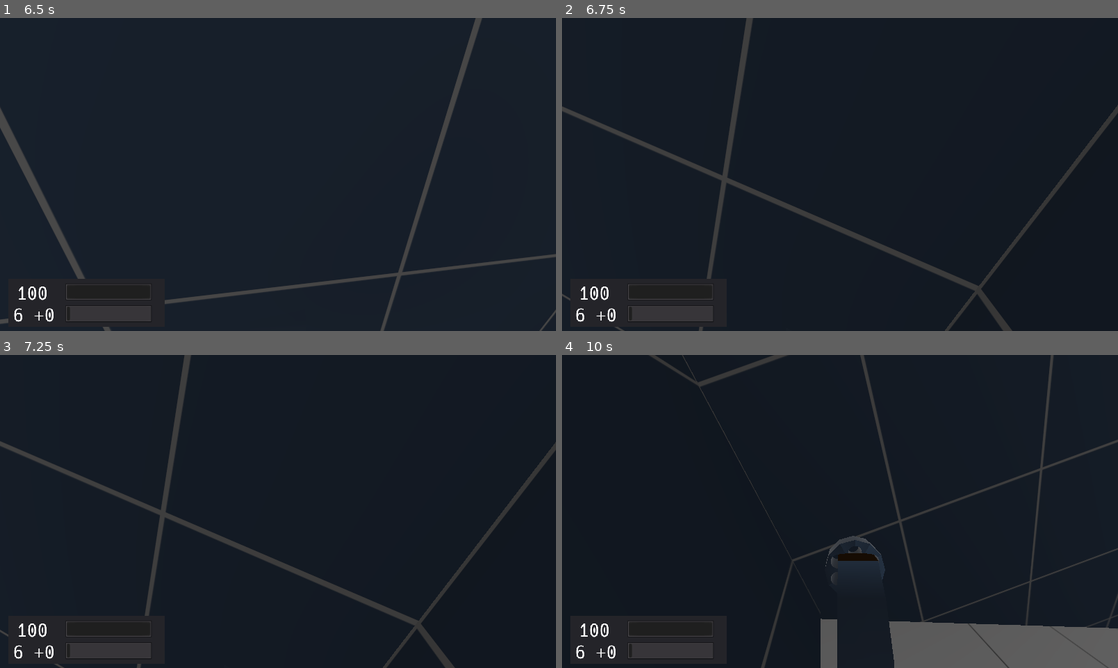
Above: before the commit, frames 1-4 (two rows, left to right).
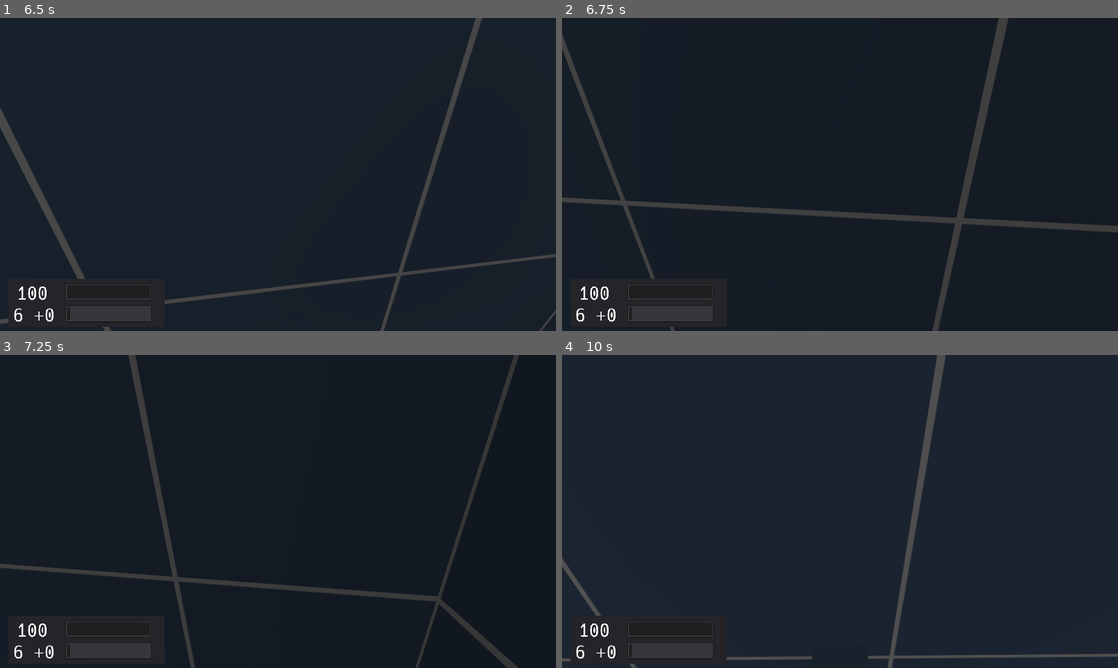
Above: after the commit, the same moments.

Repository: duckinator/keress
Game: Godot game, scene res://menus/MainMenu.tscn
The game is run twice, just before and just after one commit, with the same random seed, the same clock (stepped at 60 frames per second) and the same inputs.
Inputs (mouse positions are in pixels of both pictures, inside the frame that each line leads up to):
- Up to frame 1 (6.5 s): click "New Game" at 0.5 s; tap Enter (ui_accept) at 1.25 s; move the mouse to (305, 174) at 1.27 s; press the mouse at (305, 174) at 1.28 s; hold W (movement_forward) from 1.28 s (still down); tap Space (movement_jump) at 1.52, 2.27, 3.77, 4.52, 5.27 s; move the mouse to (250, 174) at 2.02 s; release the mouse at (250, 174) at 2.03 s; right-click (250, 174) at 2.1 s; move the mouse to (289, 168) at 2.77 s; tap Shift (movement_crouch) at 2.85 s; move the mouse to (272, 180) at 3.52 s; tap Tab (quick_switch_item) at 3.6 s; move the mouse to (316, 177) at 4.27 s; hold 1 4.28-5.03 s; move the mouse to (233, 171) at 5.02 s; tap 2 at 5.1 s; move the mouse to (283, 174) at 5.77 s; hold 3 from 5.78 s (still down)
- Up to frame 2 (6.75 s): move the mouse to (817, 168) at 6.52 s; release W (movement_forward) at 6.53 s; release 3 at 6.53 s; hold D (movement_right) from 6.53 s (still down); tap 4 at 6.6 s
- Up to frame 3 (7.25 s): keep holding D (movement_right); tap Space (movement_jump) at 6.77 s
- Up to frame 4 (10 s): move the mouse to (867, 511) at 7.27 s; release D (movement_right) at 7.28 s; press the mouse at (867, 511) at 7.28 s; hold W (movement_forward) 7.28-9.53 s; tap Space (movement_jump) at 7.52, 8.27, 9.77 s; move the mouse to (812, 511) at 8.02 s; release the mouse at (812, 511) at 8.03 s; right-click (812, 511) at 8.1 s; move the mouse to (851, 505) at 8.77 s; tap Shift (movement_crouch) at 8.85 s; move the mouse to (834, 517) at 9.52 s; hold A (movement_left) from 9.53 s (still down); tap Tab (quick_switch_item) at 9.6 s

Frame 1 is identical in both runs. In frame 2, 6.4% of the frame differs, in the area x 0-100%, y 0-100%; in frame 3, 5.8%; in frame 4, 9.0%.

Commit message:
FUCK YEAH WALLRUNNING

Diff:
--- a/src/player/Player.gd
+++ b/src/player/Player.gd
@@ -223,11 +223,11 @@
 
 	if is_on_wall() and not is_on_floor():
 		var speedup = false
-		if Input.is_action_pressed("movement_left"):
+		if riding_wall($LeftShortRaycast):
+			camera.rotation_degrees.z = -WALLRUN_CAMERA_ROTATION
+			speedup = true
+		elif riding_wall($RightShortRaycast):
 			camera.rotation_degrees.z = WALLRUN_CAMERA_ROTATION
-			speedup = true
-		elif Input.is_action_pressed("movement_right"):
-			camera.rotation_degrees.z = -WALLRUN_CAMERA_ROTATION
 			speedup = true
 		if speedup:
 			# TODO: Slight weapon translation?
@@ -311,3 +311,13 @@
 		if changing_item_number != current_item:
 			Console.log("TODO: Switch to item #" + str(changing_item_number + 1))
 			pass # Change weapons
+
+func raycast_adjacent(ray):
+	ray.force_raycast_update()
+	if not ray.is_colliding():
+		return null
+	return ray.get_collider()
+
+func riding_wall(ray):
+	var node = raycast_adjacent(ray)
+	return node != null and node.name.ends_with("Wall")
--- a/src/player/Player.tscn
+++ b/src/player/Player.tscn
@@ -52,3 +52,13 @@
 
 [node name="CollisionShape" type="CollisionShape" parent="DummyRigidBody"]
 shape = SubResource( 4 )
+
+[node name="CameraRotationTween" type="Tween" parent="."]
+
+[node name="LeftShortRaycast" type="RayCast" parent="."]
+transform = Transform( 1, 0, 0, 0, 1, 0, 0, 0, 1, 0, 3, 0 )
+cast_to = Vector3( 2, 0, 0 )
+
+[node name="RightShortRaycast" type="RayCast" parent="."]
+transform = Transform( 1, 0, 0, 0, 1, 0, 0, 0, 1, 0, 3, 0 )
+cast_to = Vector3( -2, 0, 0 )
